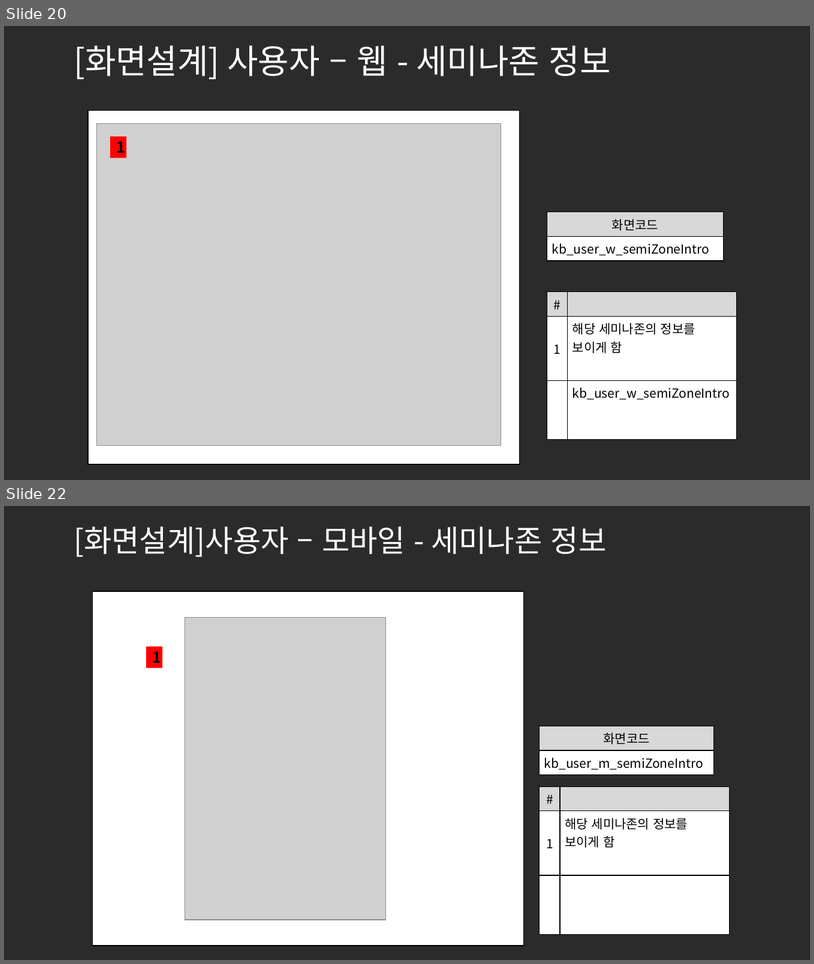
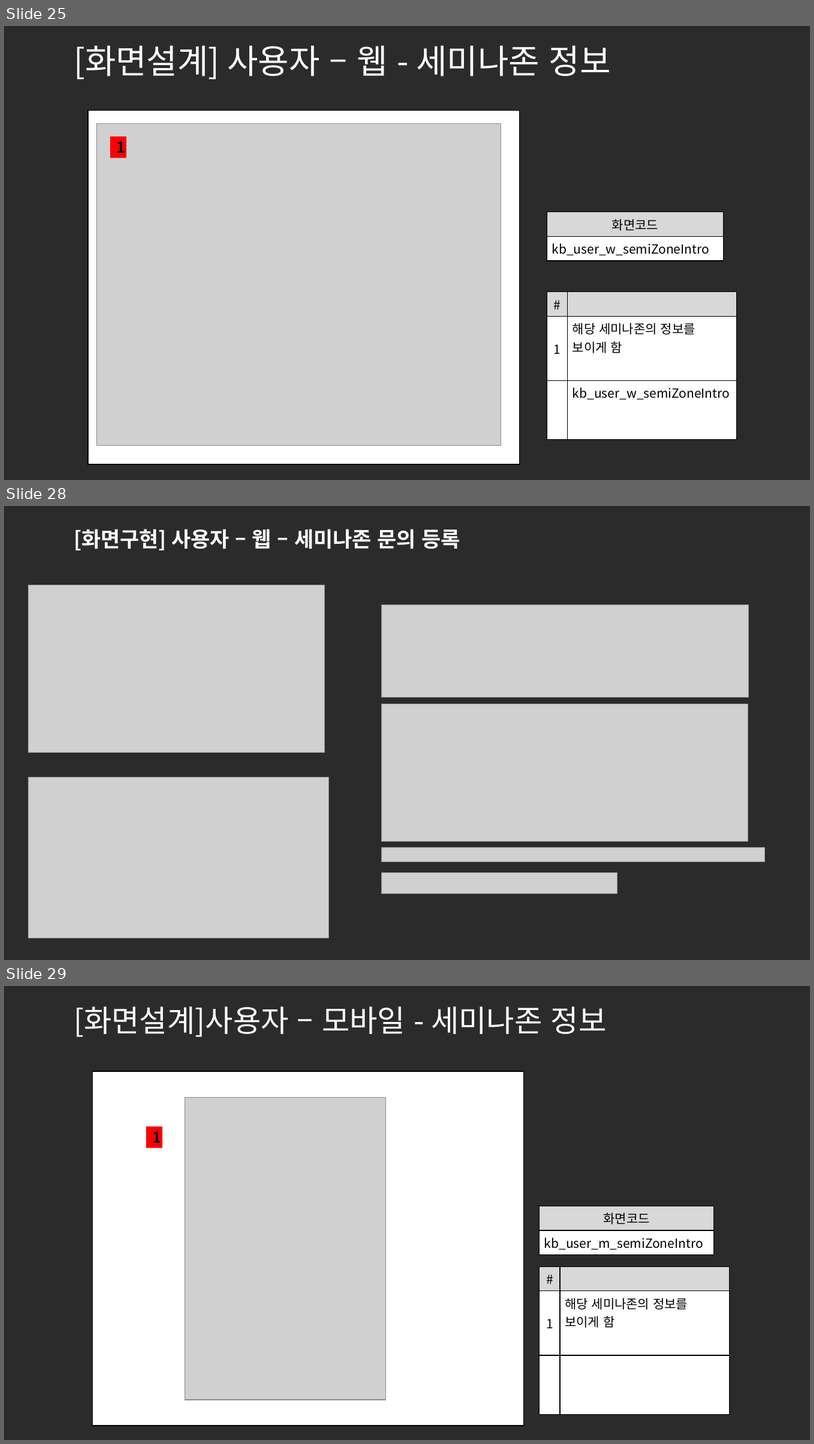
Before and after one commit to ezenteam2/e-Zone, a slide deck: 0 발표용 파워포인트/project05 - 파워포인트 종합 - 기범.pptx. Shown one above the other, each under a label of ours: slides 20 and 22 before the commit, slides 25, 28 and 29 after it; the slides between them are not shown. The pictures are 814x964 and 814x1444 pixels, drawn with LibreOffice and Linux fonts; fonts in the diff are those of the drawing; grey boxes stand for pictures; background and template pictures are left out; a plain dark background stands for a picture behind light text. Boxes give left, top, right and bottom in pixels: in the first picture for what was removed or moved away, otherwise in the second. Text is boxed around its words. In the diff, an @@ line names an element or a change of style, - is before the commit and + after.

```diff
--- a/0 발표용 파워포인트/project05 - 파워포인트 종합 - 기범.pptx
+++ b/0 발표용 파워포인트/project05 - 파워포인트 종합 - 기범.pptx
@@ slide 28 added at <box>4,506,810,960</box>, background picture (left out) @@
@@ title added at <box>74,529,461,550</box>, 25 pt, text #FFFFFF, bold @@
+[화면구현] 사용자 – 웹 – 세미나존 문의 등록
@@ picture added at <box>28,585,324,752</box> @@
@@ picture added at <box>381,604,749,698</box> @@
@@ picture added at <box>381,704,748,841</box> @@
@@ picture added at <box>28,777,329,938</box> @@
@@ picture added at <box>381,847,765,862</box> @@
@@ picture added at <box>381,872,618,893</box> @@
@@ what was slide 20 is now slide 25 @@
@@ what was slide 22 is now slide 29 @@
```
Also in this commit, not shown: 6 slides changed, 6 other slides added, 1 other file.
